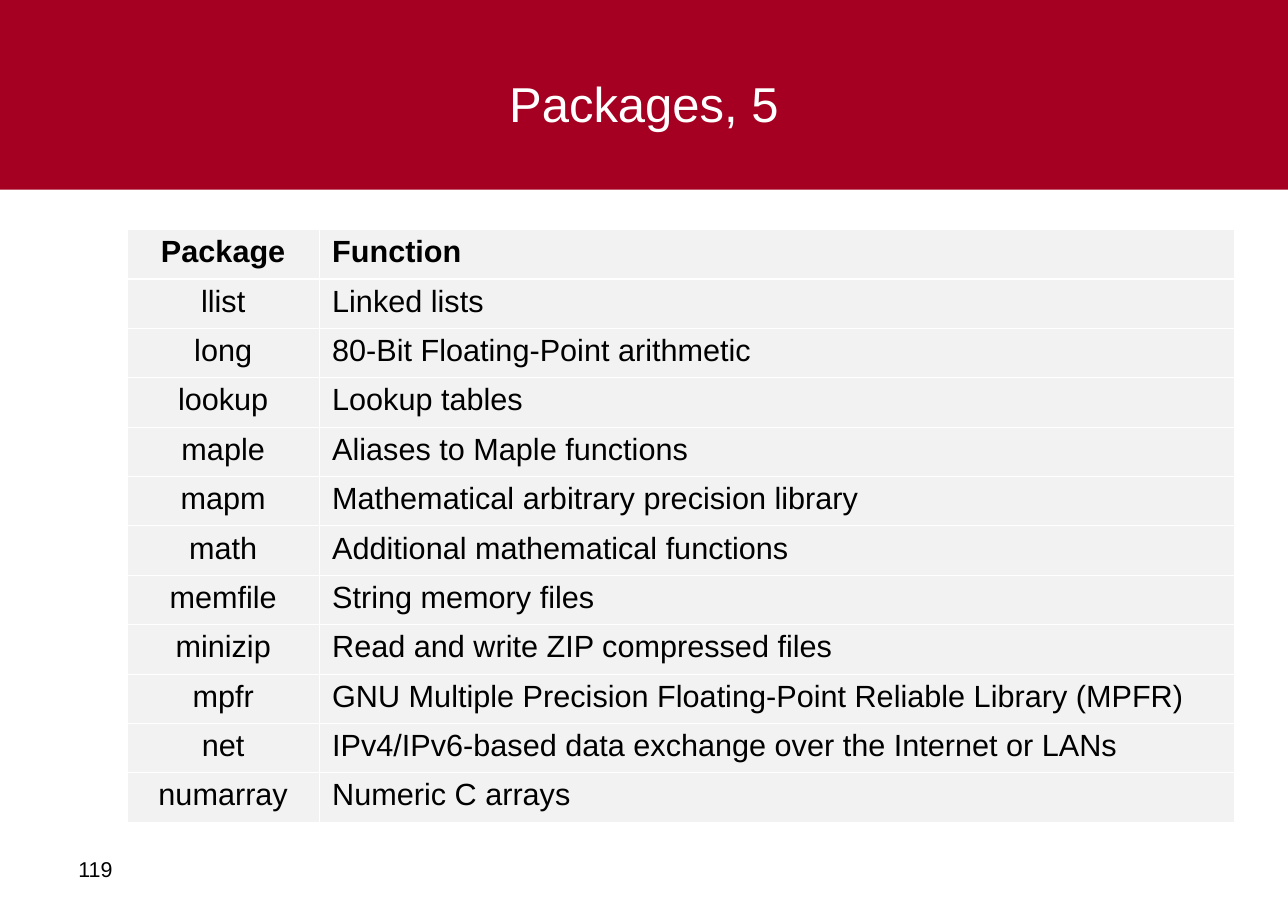
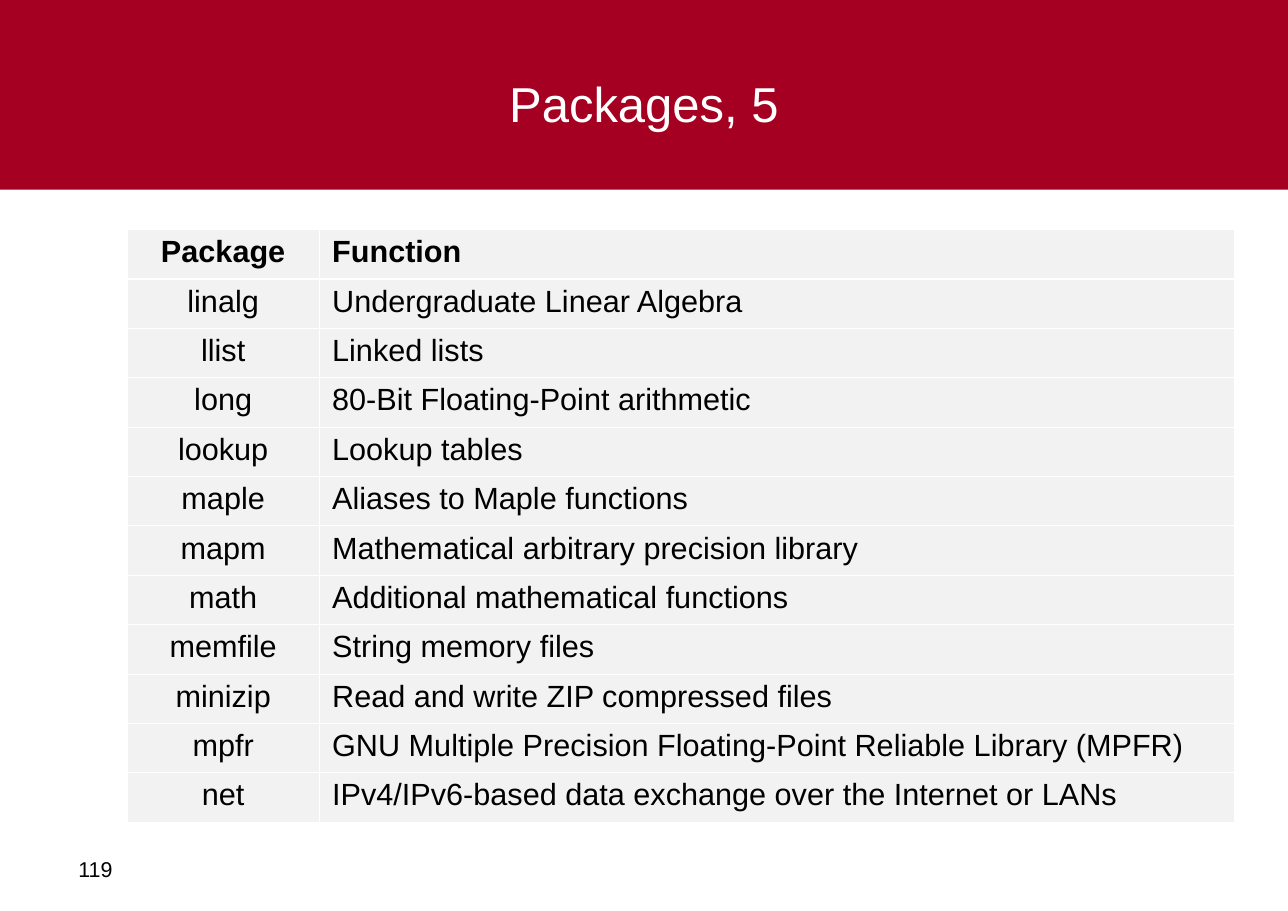
Before and after one commit to al-agena/Agena, a slide deck: slide 119 of doc/agena-crashcourse.ppt. Drawn at 1288x911 pixels with LibreOffice and Linux fonts; fonts in the diff are those of the drawing; background and template pictures are left out. Boxes give left, top, right and bottom in pixels: in the first picture for what was removed or moved away, otherwise in the second. Text is boxed around its words. In the diff, an @@ line names an element or a change of style, - is before the commit and + after.

```diff
--- a/doc/agena-crashcourse.ppt
+++ b/doc/agena-crashcourse.ppt
@@ table at box(127, 229, 1234, 819) @@
+row 2: linalg | Undergraduate Linear Algebra
-row 12: numarray | Numeric C arrays
```
Also in this commit, not shown: 7 other slides changed, 6 other files.
